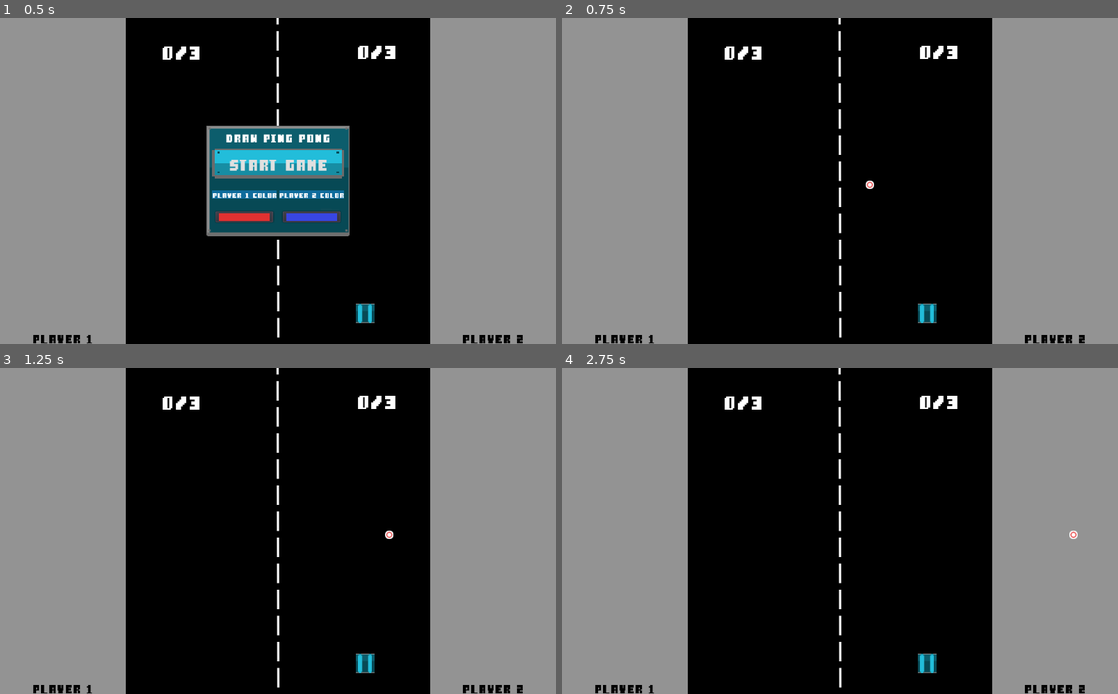
Above: before the commit, frames 1-4 (two rows, left to right).
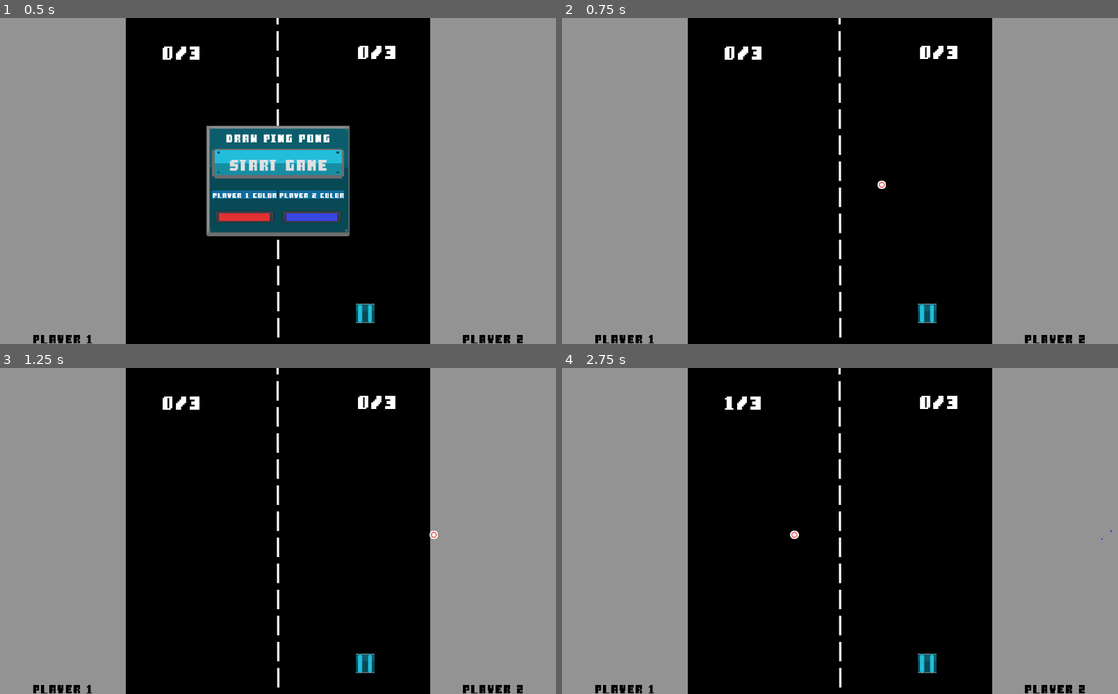
Above: after the commit, the same moments.

Repository: Ertain/Draw-Ping-Pong
Game: Godot game, scene res://Main.tscn
The game is run twice, just before and just after one commit, with the same random seed, the same clock (stepped at 60 frames per second) and the same inputs.
Inputs (mouse positions are in pixels of both pictures, inside the frame that each line leads up to):
- Up to frame 1 (0.5 s): no input
- Up to frame 2 (0.75 s): click "Start game" at 0.5 s
- Up to frame 3 (1.25 s): no input
- Up to frame 4 (2.75 s): click (928, 664) at 1.25 s; click "Resume" at 2 s

Frame 1 is identical in both runs. In frame 2, less than 0.1% of the frame differs, in the area x 54-59%, y 49-53%; in frame 3, less than 0.1%; in frame 4, 0.2%, in the area x 29-99%, y 8-53%.

Commit message:
Increased speed of puck.

Diff:
--- a/Scripts/Mr_puck.gd
+++ b/Scripts/Mr_puck.gd
@@ -1,7 +1,7 @@
 # Based upon the official Godot "Pong" demo.
 extends Area2D
 
-const NORMAL_SPEED: int = 300
+const NORMAL_SPEED: int = 420
 
 var _speed: int = NORMAL_SPEED
 var direction: Vector2 = Vector2()
